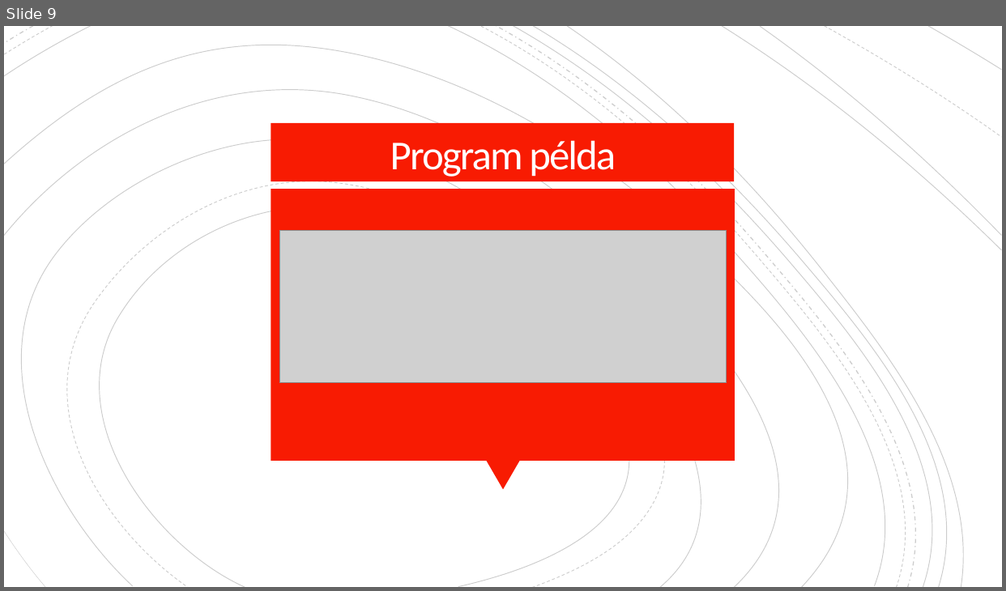
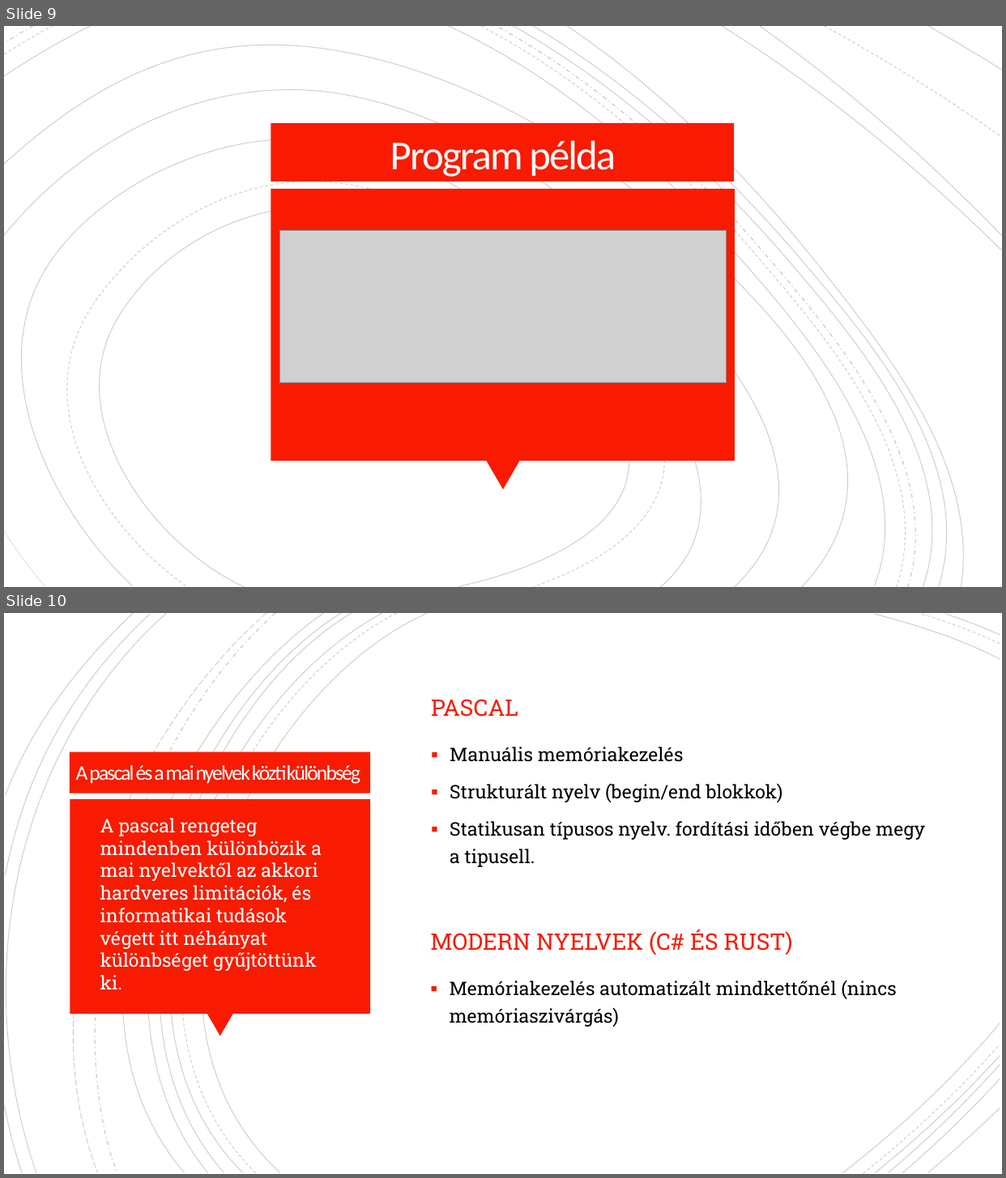
Before and after one commit to Minecraftprovsnoob/Projekt-munka, a slide deck: projekt ppt.pptx. Shown one above the other, each under a label of ours: slide 9 before the commit, slides 9 and 10 after it. The pictures are 1006x591 and 1006x1178 pixels, drawn with LibreOffice and Linux fonts; fonts in the diff are those of the drawing; grey boxes stand for pictures. Boxes give left, top, right and bottom in pixels: in the first picture for what was removed or moved away, otherwise in the second. Text is boxed around its words. In the diff, an @@ line names an element or a change of style, - is before the commit and + after.

```diff
--- a/projekt ppt.pptx
+++ b/projekt ppt.pptx
@@ slide 10 added at (4, 613, 1002, 1174), background #FFFFFF @@
@@ group added at (4, 613, 1000, 1174): 21 freeform shapes @@
@@ text added at (431, 699, 518, 717), 22 pt, text #F81B02 @@
+PASCAL
@@ rectangle added at (70, 752, 371, 794), fill #F81B02 @@
@@ text added at (450, 747, 925, 867), 18 pt, text #000000 @@
+▪ Manuális memóriakezelés
+▪ Strukturált nyelv (begin/end blokkok)
+▪ Statikusan típusos nyelv. fordítási időben végbe megy a tipusell.
@@ title added at (76, 765, 360, 784), 20 pt, text #FFFEFF @@
+A pascal és a mai nyelvek közti különbség
@@ rectangle added at (70, 799, 370, 1014), fill #F81B02 @@
@@ text added at (100, 818, 322, 971), 18 pt, text #FFFFFF @@
+A pascal rengeteg mindenben különbözik a mai nyelvektől az akkori hardveres limitációk, és informatikai tudások végett itt néhányat különbséget gyűjtöttünk ki.
@@ text added at (430, 930, 793, 955), 22 pt, text #F81B02 @@
+MODERN NYELVEK (C# ÉS RUST)
@@ text added at (450, 981, 897, 1027), 18 pt, text #000000 @@
+▪ Memóriakezelés automatizált mindkettőnél (nincs memóriaszivárgás)
@@ triangle added at (206, 1014, 233, 1037), fill #F81B02 @@
```
Also in this commit, not shown: 1 slide changed.
